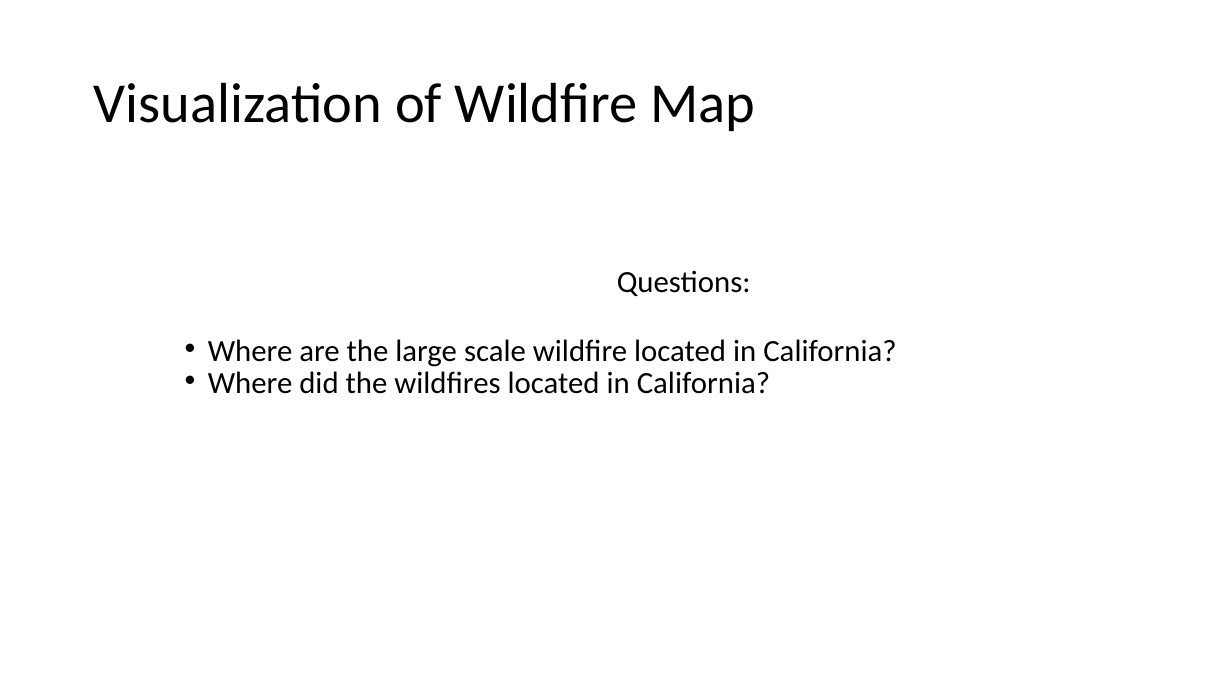
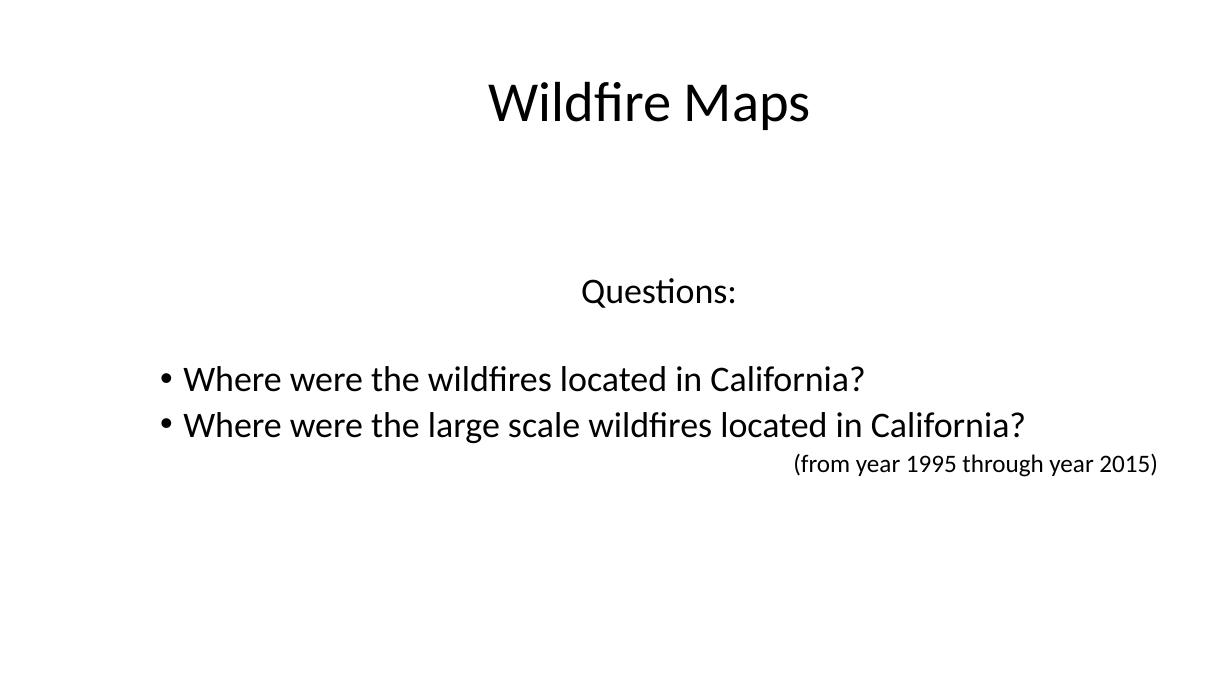
Before and after one commit to susanwxia/ProjectOne, a slide deck: slide 8 of PPT/project01_wanxia.pptx (slide 19 before the commit). Drawn at 1232x693 pixels with LibreOffice and Linux fonts; fonts in the diff are those of the drawing; background and template pictures are left out. Boxes give left, top, right and bottom in pixels: in the first picture for what was removed or moved away, otherwise in the second. Text is boxed around its words. In the diff, an @@ line names an element or a change of style, - is before the commit and + after.

```diff
--- a/PPT/project01_wanxia.pptx
+++ b/PPT/project01_wanxia.pptx
@@ title at (489,81,811,130): text changed @@
-Visualization of Wildfire Map
+Wildfire Maps
@@ text "Questions:": place and size @@
-text "Questions:" at (208,270,896,394)
+text "Questions:" at (183,278,1157,477)
@@ text at (581,278,737,308): size 24 to 28 pt in "Questions:"; line spacing 0.7 to 0.9 @@
@@ text at (183,366,1157,477): text changed; size 24 to 28 pt @@
-  • Where are the large scale wildfire located in California?
-  • Where did the wildfires located in California?
+  • Where were the wildfires located in California?
+  • Where were the large scale wildfires located in California?
+  (from year 1995 through year 2015)
```
Also in this commit, not shown: 2 other slides changed, 6 slides added, 17 slides removed.
